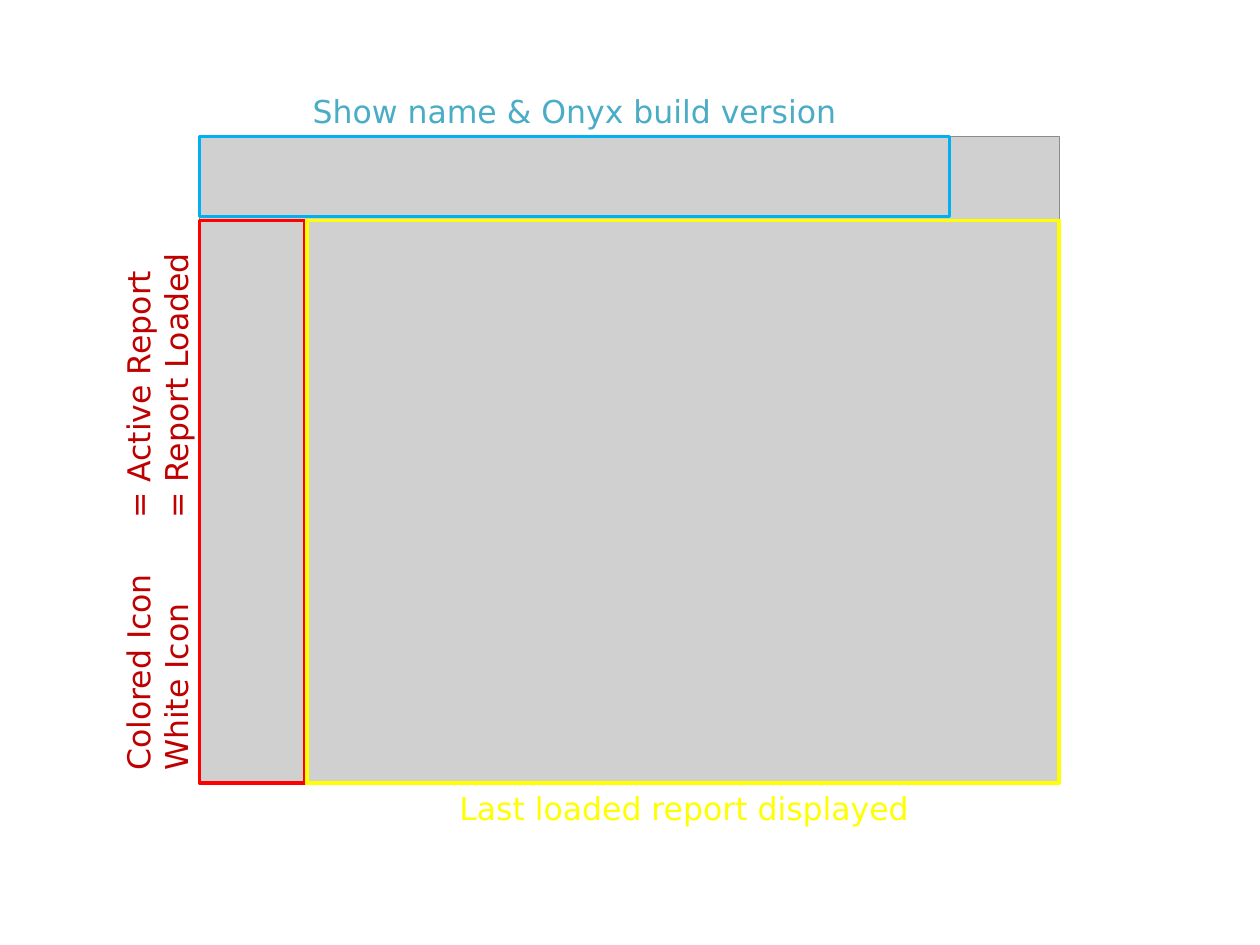
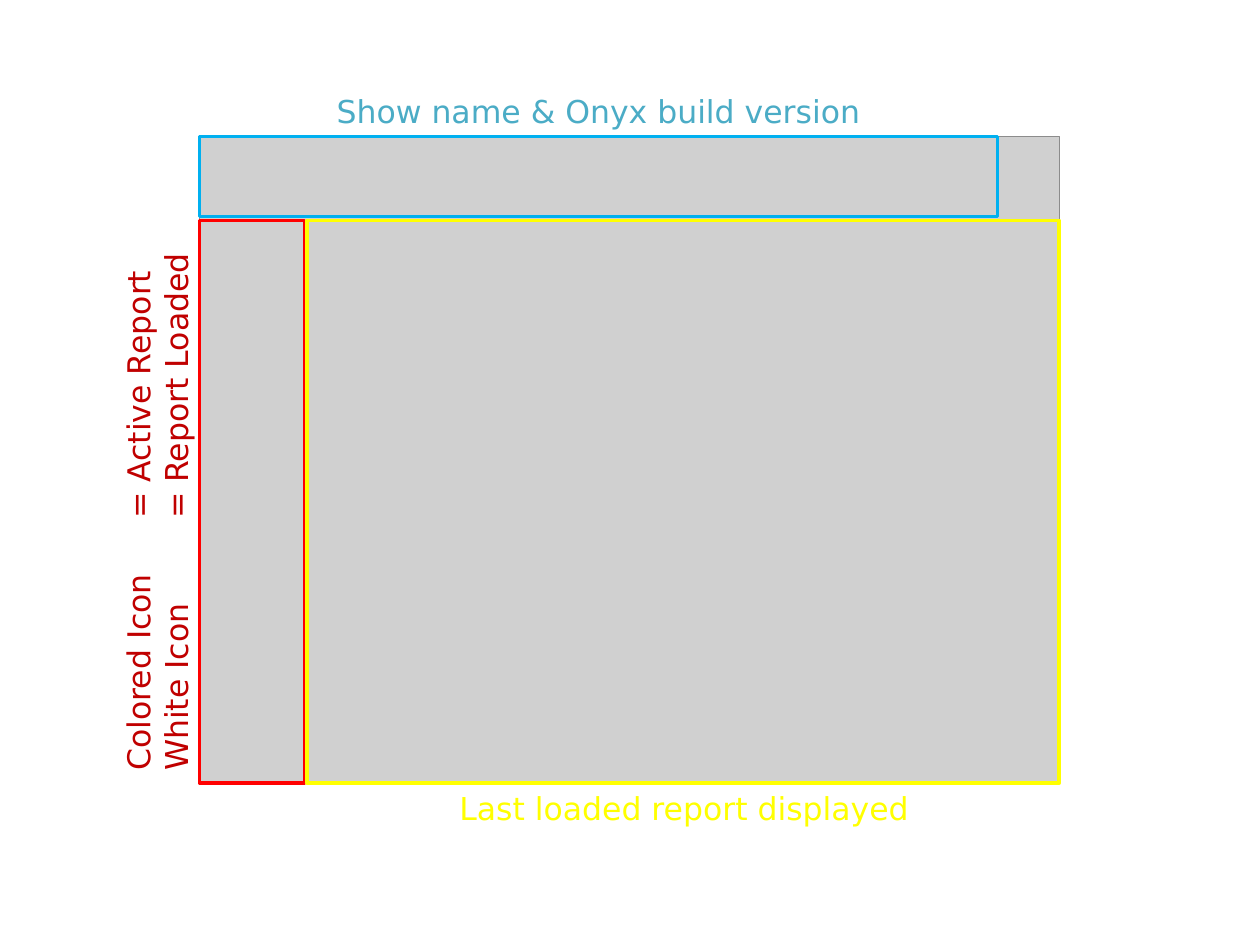
Before and after one commit to Spb8Lighting/OnyxReportReader, a slide deck: slide 2 of documentation/templates.pptx. Drawn at 1260x945 pixels with LibreOffice and Linux fonts; fonts in the diff are those of the drawing; grey boxes stand for pictures. Boxes give left, top, right and bottom in pixels: in the first picture for what was removed or moved away, otherwise in the second. Text is boxed around its words. In the diff, an @@ line names an element or a change of style, - is before the commit and + after.

```diff
--- a/documentation/templates.pptx
+++ b/documentation/templates.pptx
@@ text "Show name & Onyx build ..." moved from (x1=313, y1=99, x2=836, y2=130) to (x1=337, y1=99, x2=860, y2=130) @@
@@ rectangle resized from (x1=199, y1=136, x2=949, y2=217) to (x1=199, y1=136, x2=997, y2=217) @@
```
Also in this commit, not shown: 3 other slides changed, 16 other files.
